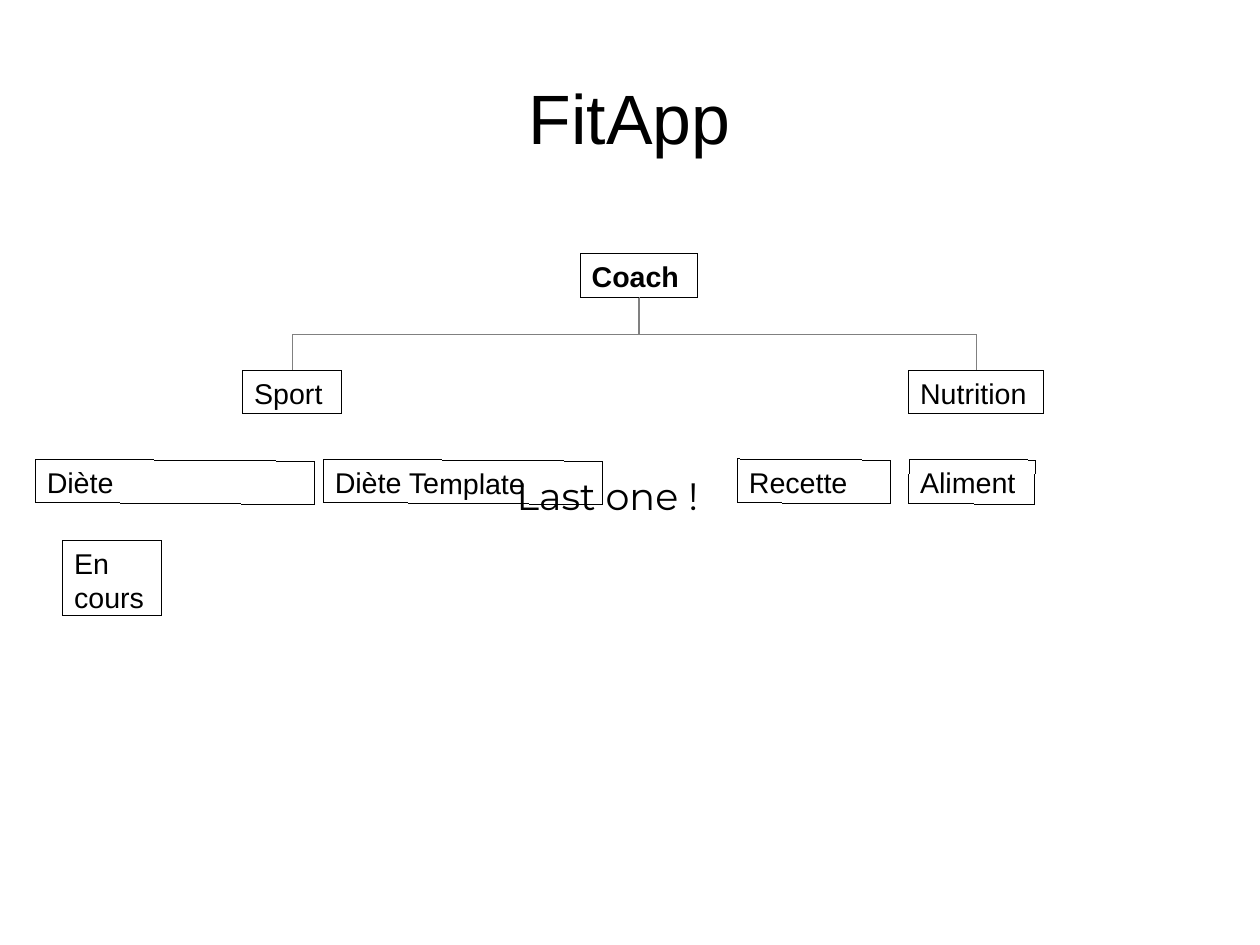
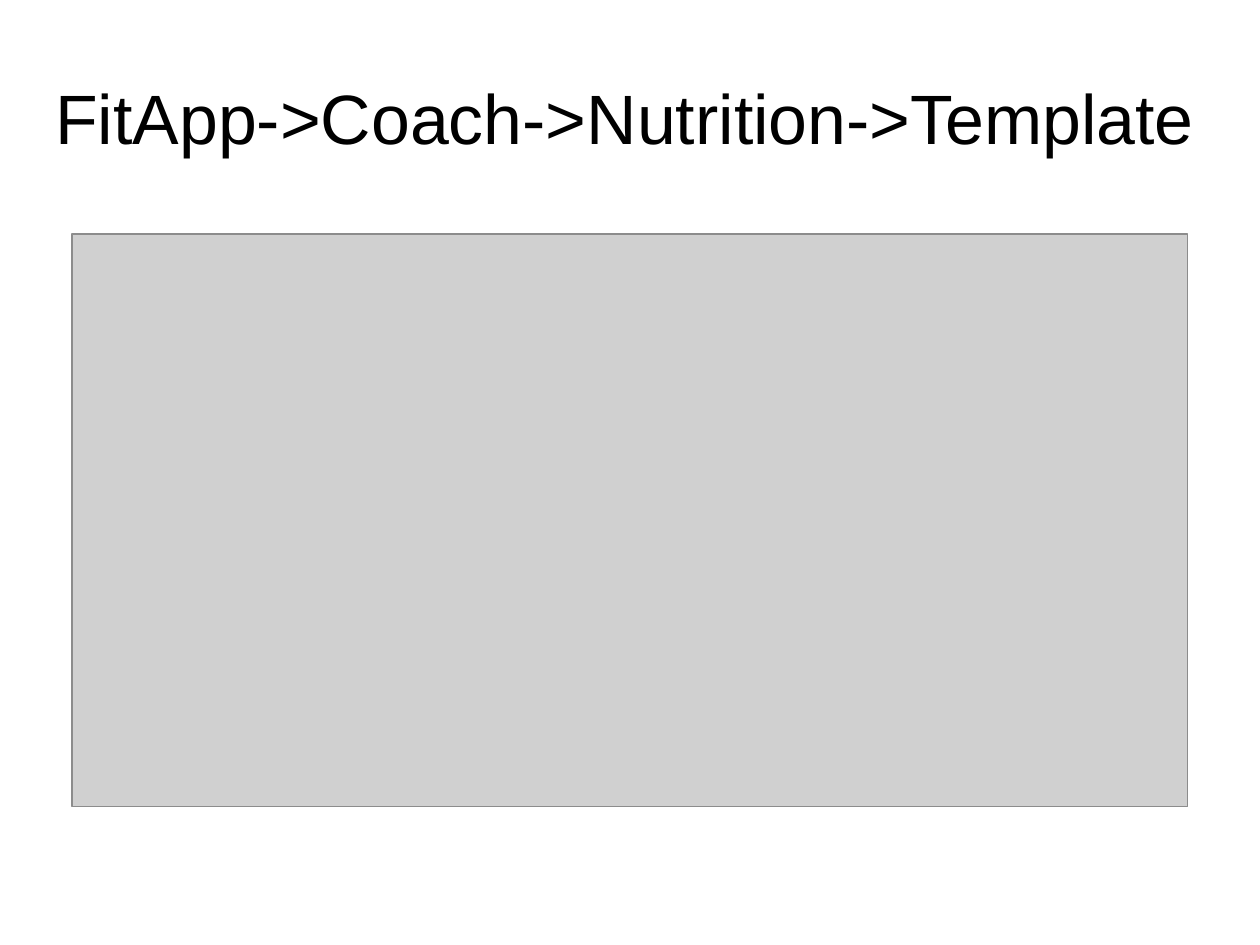
Before and after one commit to NicolasGavard/WebVysionSportV2, a slide deck: slide 16 of Documentations/FitApp - Nutrition v1.02.odp (slide 25 before the commit). Drawn at 1260x945 pixels with LibreOffice and Linux fonts; fonts in the diff are those of the drawing; grey boxes stand for pictures. Boxes give left, top, right and bottom in pixels: in the first picture for what was removed or moved away, otherwise in the second. Text is boxed around its words. In the diff, an @@ line names an element or a change of style, - is before the commit and + after.

Commit message:
Doc Nutrition

```diff
--- a/Documentations/FitApp - Nutrition v1.02.odp
+++ b/Documentations/FitApp - Nutrition v1.02.odp
@@ title at [55, 93, 1194, 157]: text changed @@
-FitApp
+FitApp->Coach->Nutrition->Template
@@ picture added at [72, 234, 1188, 807] @@
@@ rectangle removed at [581, 254, 697, 298] @@
-Coach
@@ elbow line removed from (639, 298) to (293, 370) @@
@@ elbow line removed from (639, 298) to (976, 370) @@
@@ rectangle removed at [244, 370, 343, 414] @@
-Sport
@@ rectangle removed at [909, 370, 1044, 414] @@
-Nutrition
@@ rectangle removed at [35, 460, 315, 505] @@
-Diète
@@ rectangle removed at [323, 460, 603, 505] @@
-Diète Template
@@ text removed at [517, 478, 679, 511] @@
-Last one !
@@ rectangle removed at [738, 459, 892, 504] @@
-Recette
@@ rectangle removed at [909, 459, 1035, 505] @@
-Aliment
@@ rectangle removed at [63, 540, 162, 615] @@
-En cours
```
Also in this commit, not shown: 14 other slides changed, 6 slides added, 6 slides removed, 1 other file.
